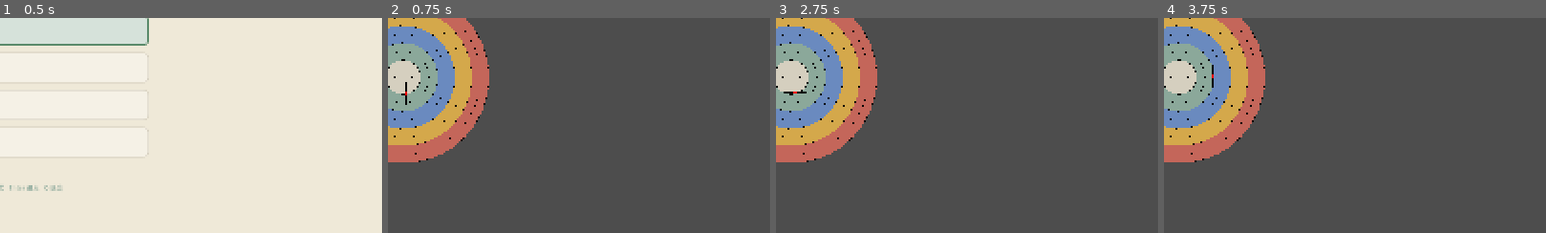
Above: before the commit, frames 1-4 (left to right).
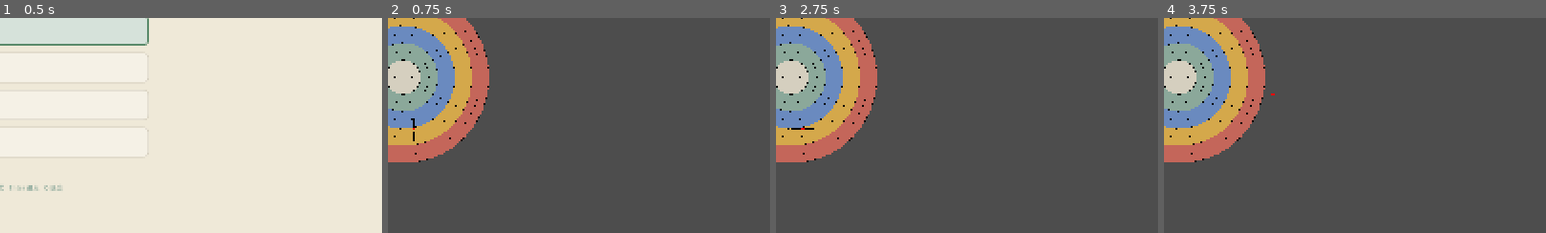
Above: after the commit, the same moments.

Repository: sssd903-tju/MetaBCI_Game
Game: Godot game, scene res://scenes/main_menu/MainMenu.tscn
Two runs of this game, one before a commit and one after it. Both use one fixed random seed, a clock stepped at 60 frames per second and the inputs below.
Inputs (mouse positions are % of the whole screen's width and height, from its top left):
- Up to frame 1 (0.5 s): no input
- Up to frame 2 (0.75 s): click (50, 37) at 0.52 s
- Up to frame 3 (2.75 s): tap Enter (ui_accept) at 1.25, 1.52, 2, 2.27 s; hold Up (ui_up) 1.28-2.03 s; tap 1 at 1.35 s; hold Down (ui_down) from 2.03 s (still down); tap 2 at 2.1 s
- Up to frame 4 (3.75 s): release Down (ui_down) at 2.78 s; hold Up (ui_up) from 2.78 s (still down); tap 3 at 2.85 s; tap 1 at 3.6 s
The pictures show only the part of the screen within x 48-98%, y 34-84%; the shares and areas given below are measured in that part.

Frame 1 is identical in both runs. In frame 2, 0.1% of the frame differs, in the area x 4-7%, y 29-58%; in frame 3, 0.1%, in the area x 2-10%, y 34-52%; in frame 4, less than 0.1%.

Commit message:
balance: 加大三级区分度 + 五环起跑
起跑: 5环附近 (95-115px)
高专注: 80-130 px/s 向心, 抖动 0.35px — 飞速命中
中专注: 11 px/s 向心, 抖动 8.4px — 龟速高抖
低专注: 12-28 px/s 离心, 抖动 10.5px — 拼命逃离

base_speed: 45→50, jitter_strength: 5→7

Diff:
--- a/scripts/paradigms/focus_detection/entities/crosshair.gd
+++ b/scripts/paradigms/focus_detection/entities/crosshair.gd
@@ -3,10 +3,10 @@
 ## Crosshair — 准星实体，专注度驱动移动
 
 # 基础移动速度 (像素/秒)
-@export var base_speed := 45.0
+@export var base_speed := 50.0
 
 # 抖动强度
-@export var jitter_strength := 5.0
+@export var jitter_strength := 7.0
 
 # 当前专注度
 var focus_ratio := 1.5
@@ -53,7 +53,7 @@
 func reset_position() -> void:
 	# 从靶面边缘随机位置开始
 	var angle := randf() * TAU
-	var dist := randf_range(15.0, 40.0)
+	var dist := randf_range(95.0, 115.0)
 	position = _target_center + Vector2.RIGHT.rotated(angle) * dist
 	_velocity = Vector2.ZERO
 
@@ -72,20 +72,20 @@
 	if focus_ratio >= GlobalConfig.FOCUS_HIGH_THRESHOLD:
 		# 高专注：向靶心快速靠拢，微抖
 		direction = to_center.normalized()
-		speed = base_speed * (1.2 + (focus_ratio - 2.5) * 1.0)
-		_update_jitter(delta, 0.1)  # 低抖动
+		speed = base_speed * (1.6 + (focus_ratio - 2.5) * 1.4)
+		_update_jitter(delta, 0.05)  # 极低抖动
 
 	elif focus_ratio >= GlobalConfig.FOCUS_MEDIUM_THRESHOLD:
 		# 中专注：慢速靠拢，高抖动
 		direction = to_center.normalized()
-		speed = base_speed * 0.35
-		_update_jitter(delta, 0.7)
+		speed = base_speed * 0.22
+		_update_jitter(delta, 1.2)
 
 	else:
 		# 低专注：向外漂移 + 强烈抖动
 		direction = -to_center.normalized()
-		speed = base_speed * (1.5 - focus_ratio) * 0.5
-		_update_jitter(delta, 0.6)
+		speed = base_speed * (1.5 - focus_ratio) * 0.8
+		_update_jitter(delta, 1.5)
 
 	# 更新位置
 	_velocity = direction * speed
